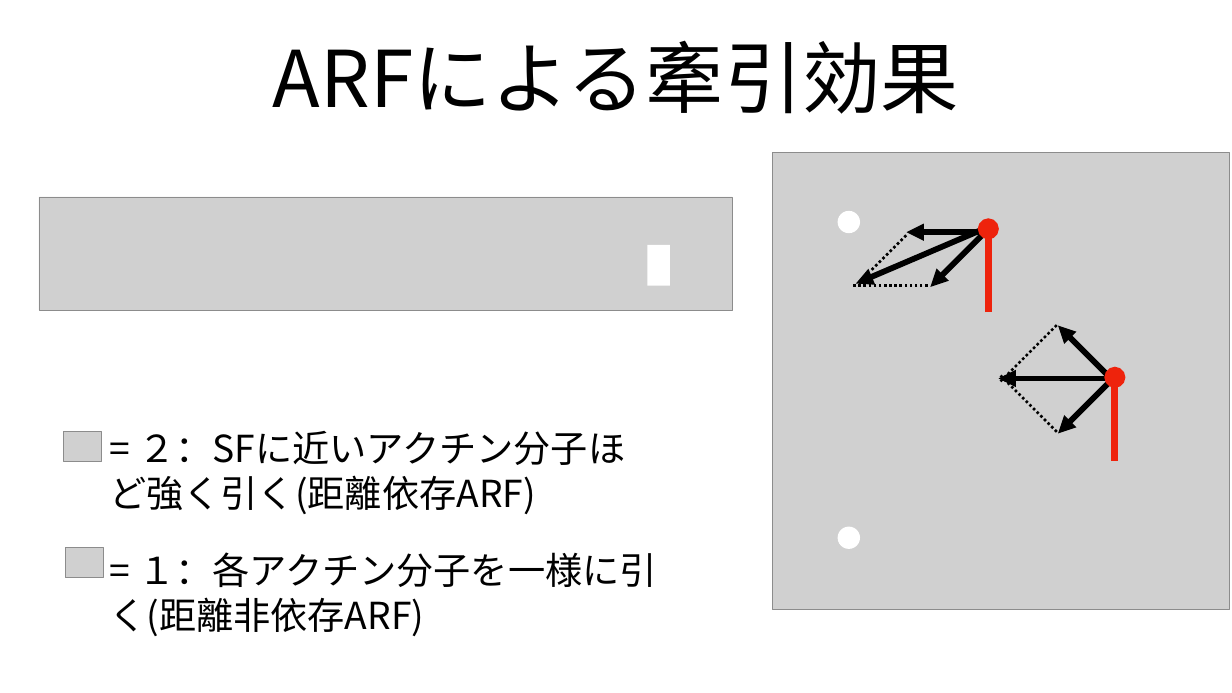
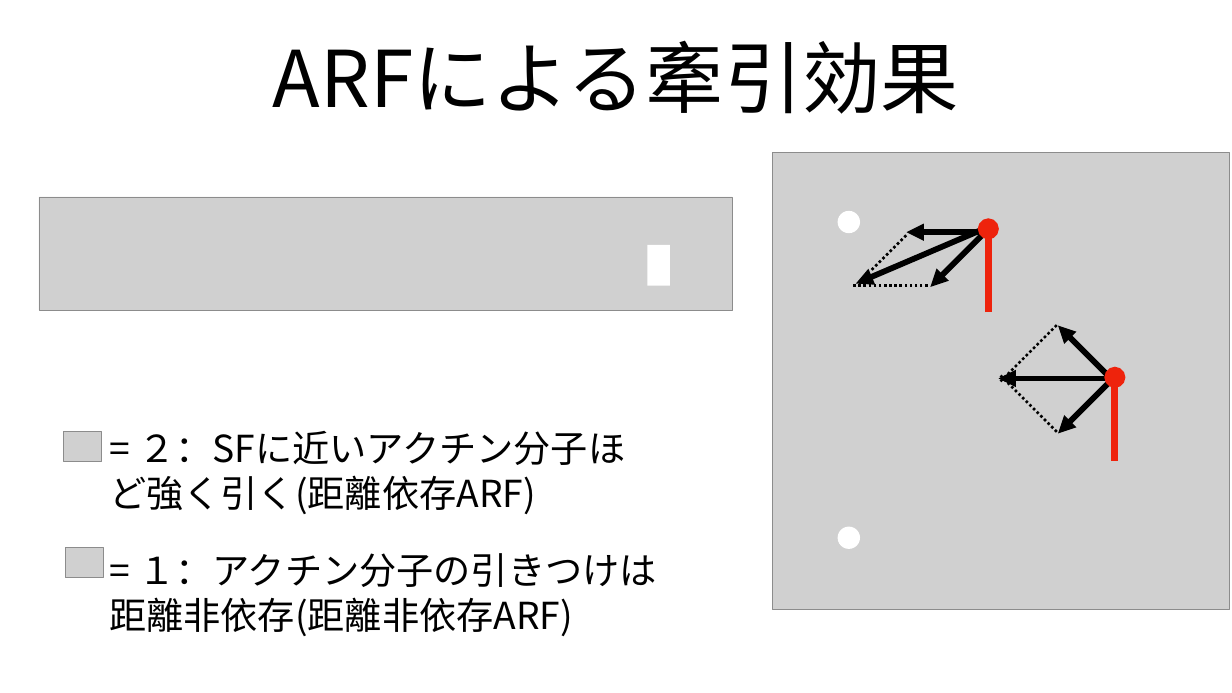
Before and after one commit to tokumaga81/ackera, a slide deck: slide 20 of tokunaga_mp.pptx. Drawn at 1232x693 pixels with LibreOffice and Linux fonts; fonts in the diff are those of the drawing; grey boxes stand for pictures. Boxes give left, top, right and bottom in pixels: in the first picture for what was removed or moved away, otherwise in the second. Text is boxed around its words. In the diff, an @@ line names an element or a change of style, - is before the commit and + after.

```diff
--- a/tokunaga_mp.pptx
+++ b/tokunaga_mp.pptx
@@ text at bbox=[109, 553, 657, 636]: text changed @@
-= １：各アクチン分子を一様に引く(距離非依存ARF)
+= １：アクチン分子の引きつけは距離非依存(距離非依存ARF)
```
Also in this commit, not shown: 18 other slides changed, 2 other files.
